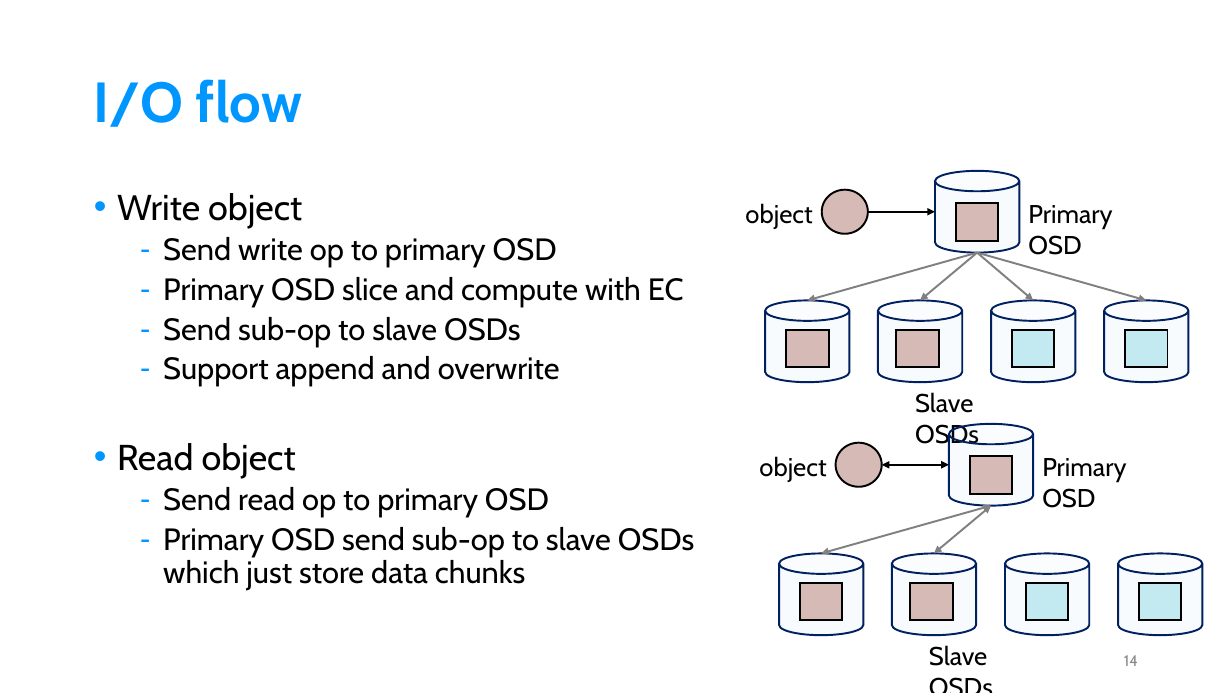
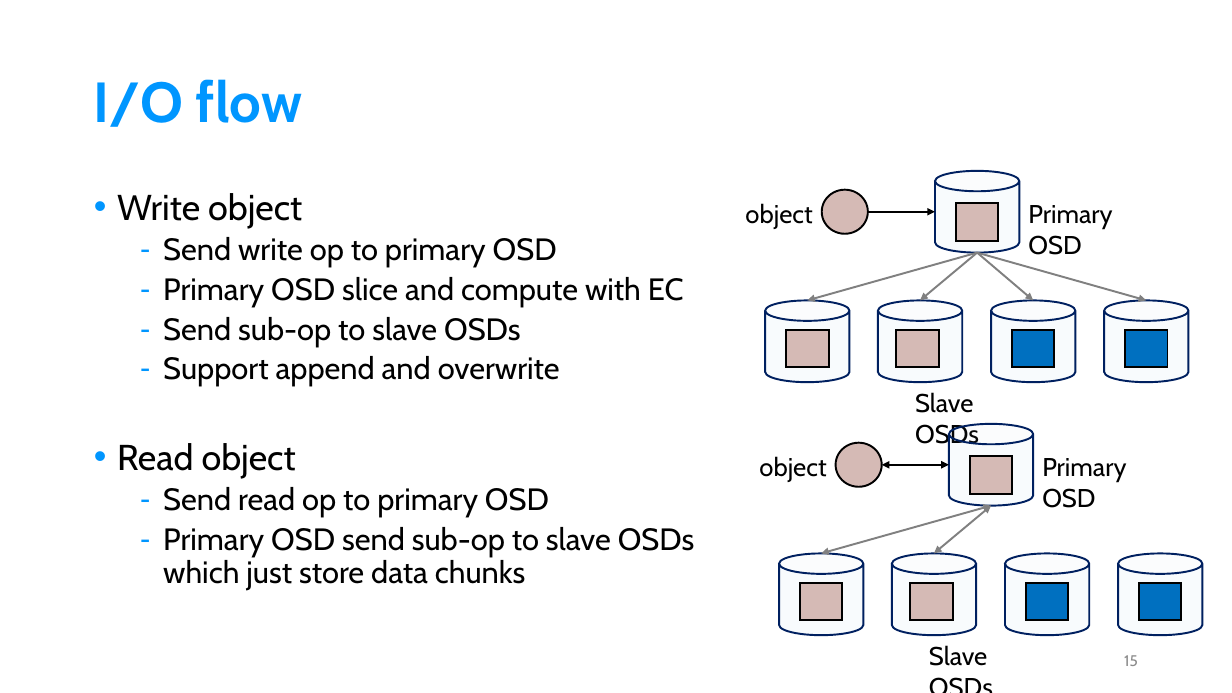
Before and after one commit to Youxu-Chen/Document-Ceph, a slide deck: slide 15 of RADOS.pptx (slide 14 before the commit). Drawn at 1232x693 pixels with LibreOffice and Linux fonts; fonts in the diff are those of the drawing. Boxes give left, top, right and bottom in pixels: in the first picture for what was removed or moved away, otherwise in the second. Text is boxed around its words. In the diff, an @@ line names an element or a change of style, - is before the commit and + after.

```diff
--- a/RADOS.pptx
+++ b/RADOS.pptx
@@ fill #C3E9F1 to #0070C0 in 4 elements at (1012,330,1055,368), (1126,330,1168,368), (1026,583,1068,621), (1140,583,1182,621) @@
@@ page number at (1124,655,1138,666): text changed @@
-14
+15
```
Also in this commit, not shown: 11 other slides changed, 1 slide added.
